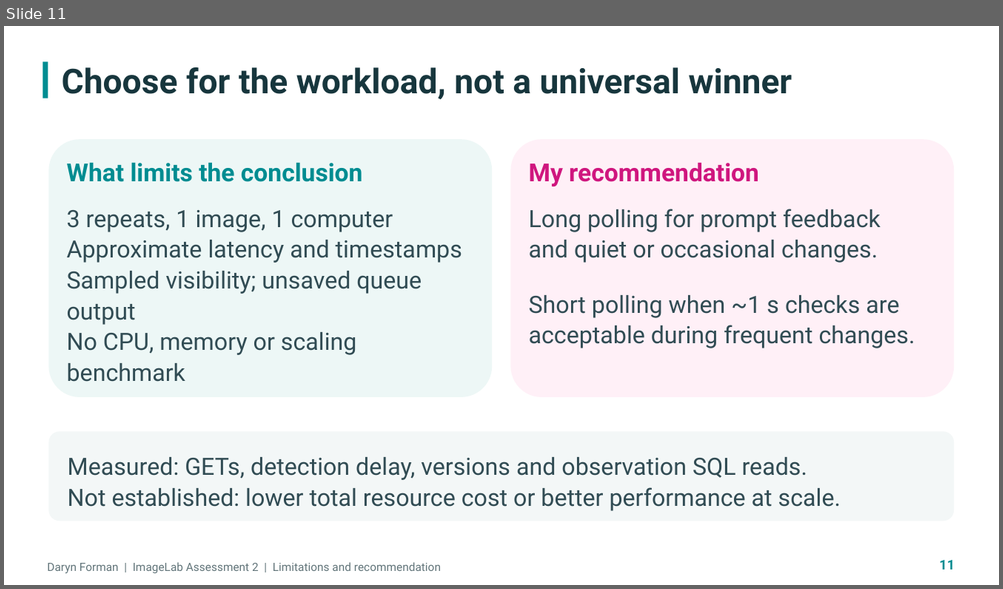
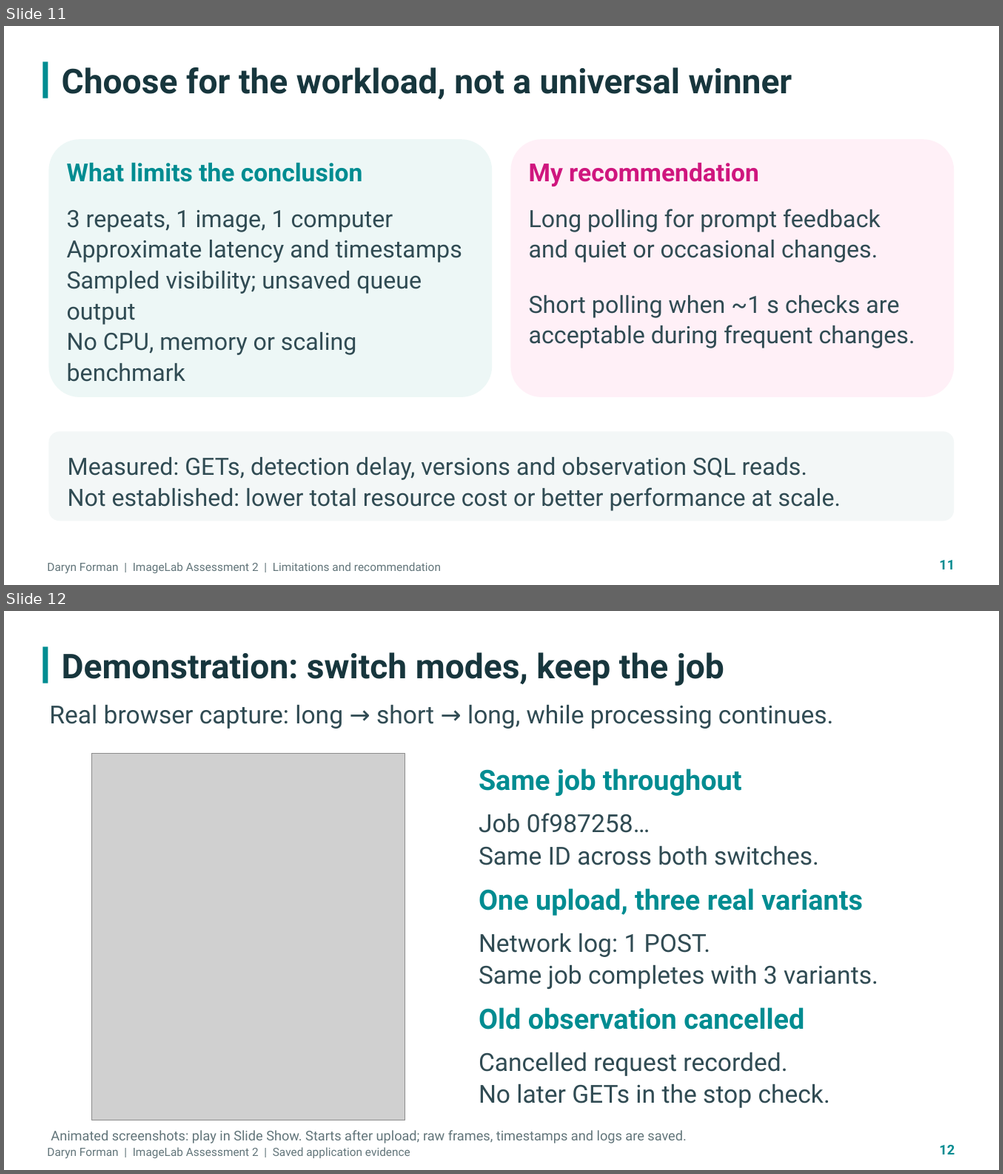
Before and after one commit to darynforman/worddoc, a slide deck: ImageLab_Assessment_2_Daryn_Forman.pptx. Shown one above the other, each under a label of ours: slide 11 before the commit, slides 11 and 12 after it. The pictures are 1003x589 and 1003x1174 pixels, drawn with LibreOffice and Linux fonts; fonts in the diff are those of the drawing; grey boxes stand for pictures. Boxes give left, top, right and bottom in pixels: in the first picture for what was removed or moved away, otherwise in the second. Text is boxed around its words. In the diff, an @@ line names an element or a change of style, - is before the commit and + after.

Commit message:
Add captured lifecycle demonstrations to presentation

```diff
--- a/ImageLab_Assessment_2_Daryn_Forman.pptx
+++ b/ImageLab_Assessment_2_Daryn_Forman.pptx
@@ slide 12 added at [4,611,999,1170], background #FFFFFF @@
@@ rectangle added at [42,647,48,684], fill #008C91 @@
@@ text added at [62,652,724,686], 33 pt, text #17363D, bold @@
+Demonstration: switch modes, keep the job
@@ text added at [49,704,834,729], 24 pt, text #304B53 @@
+Real browser capture: long → short → long, while processing continues.
@@ picture added at [91,754,404,1121] @@
@@ text added at [478,769,742,796], 27 pt, text #008C91, bold @@
+Same job throughout
@@ text added at [478,813,819,866], 24 pt, text #304B53 @@
+Job 0f987258…
+Same ID across both switches.
@@ text added at [478,889,862,916], 27 pt, text #008C91, bold @@
+One upload, three real variants
@@ text added at [478,933,878,989], 24 pt, text #304B53 @@
+Network log: 1 POST.
+Same job completes with 3 variants.
@@ text added at [478,1008,804,1030], 27 pt, text #008C91, bold @@
+Old observation cancelled
@@ text added at [478,1052,830,1108], 24 pt, text #304B53 @@
+Cancelled request recorded.
+No later GETs in the stop check.
@@ text added at [51,1130,686,1144], 13 pt, text #62757A @@
+Animated screenshots: play in Slide Show. Starts after upload; raw frames, timestamps and logs are saved.
@@ text added at [47,1147,410,1159], 11 pt, text #62757A @@
+Daryn Forman | ImageLab Assessment 2 | Saved application evidence
@@ text added at [939,1145,954,1155], 13 pt, text #008C91, bold @@
+12
```
Also in this commit, not shown: 1 slide changed, 2 other slides added.
